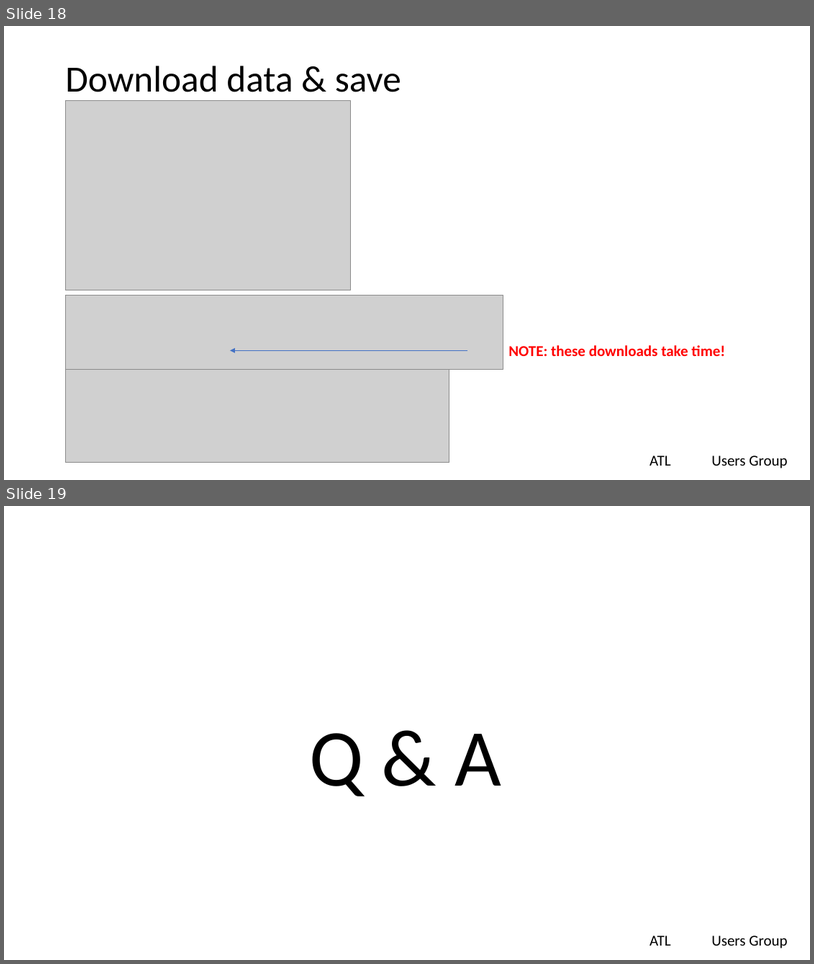
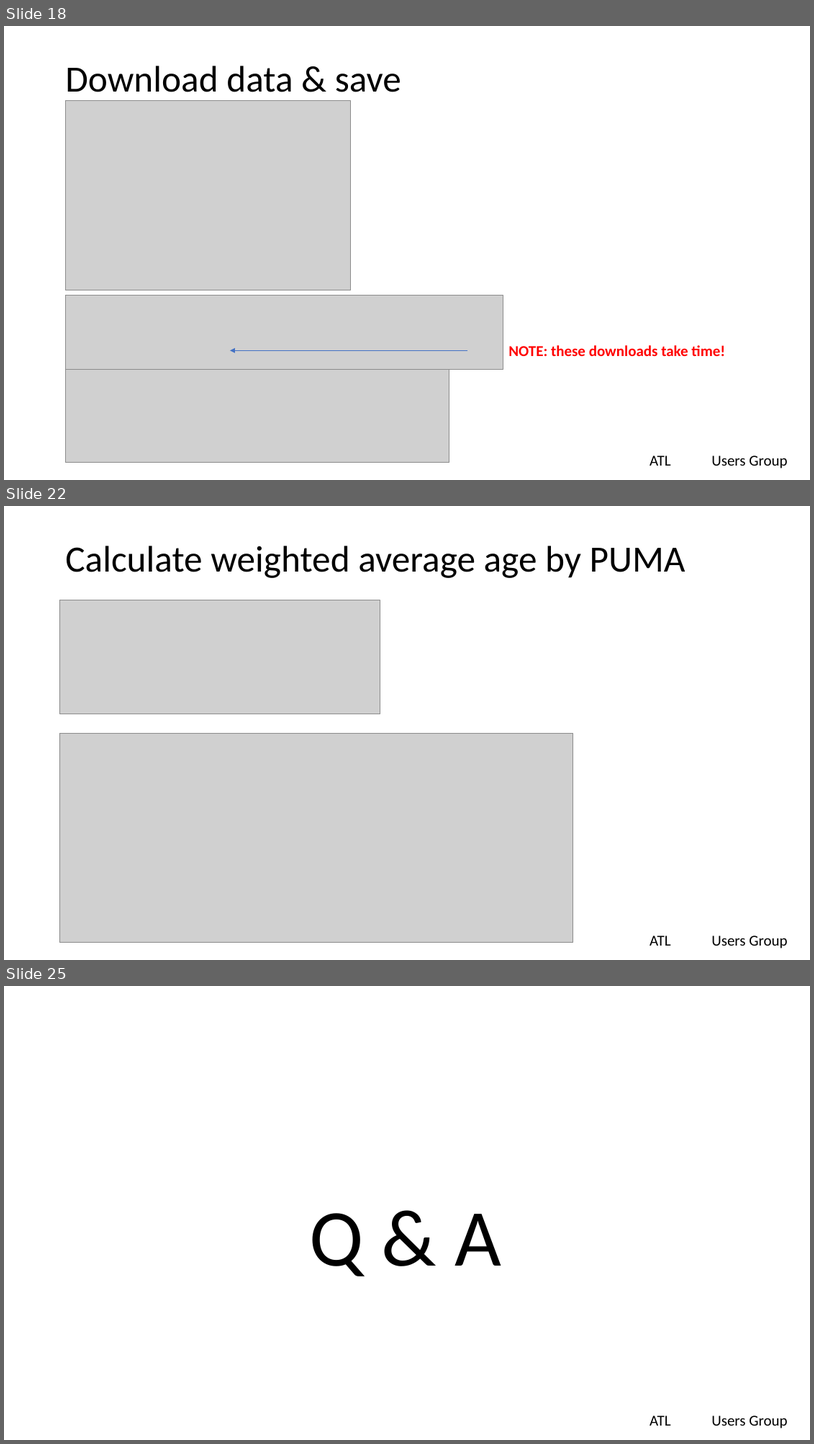
Before and after one commit to lgreski/tidycensus-vs-flatfiles, a slide deck: presentations/tidycensusVsFlatfiles.pptx. Shown one above the other, each under a label of ours: slides 18 and 19 before the commit, slides 18, 22 and 25 after it; the slides between them are not shown. The pictures are 814x964 and 814x1444 pixels, drawn with LibreOffice and Linux fonts; fonts in the diff are those of the drawing; grey boxes stand for pictures; background and template pictures are left out. Boxes give left, top, right and bottom in pixels: in the first picture for what was removed or moved away, otherwise in the second. Text is boxed around its words. In the diff, an @@ line names an element or a change of style, - is before the commit and + after.

```diff
--- a/presentations/tidycensusVsFlatfiles.pptx
+++ b/presentations/tidycensusVsFlatfiles.pptx
@@ slide 22 added at box(4, 506, 810, 960), background #FFFFFF; not listed: 2 template elements that a slide beside it also shows @@
@@ title added at box(65, 546, 686, 578), 44 pt, text #000000 @@
+Calculate weighted average age by PUMA
@@ picture added at box(59, 600, 381, 714) @@
@@ picture added at box(59, 733, 574, 942) @@
@@ what was slide 19 is now slide 25 @@
```
Also in this commit, not shown: 2 slides changed, 5 other slides added.
